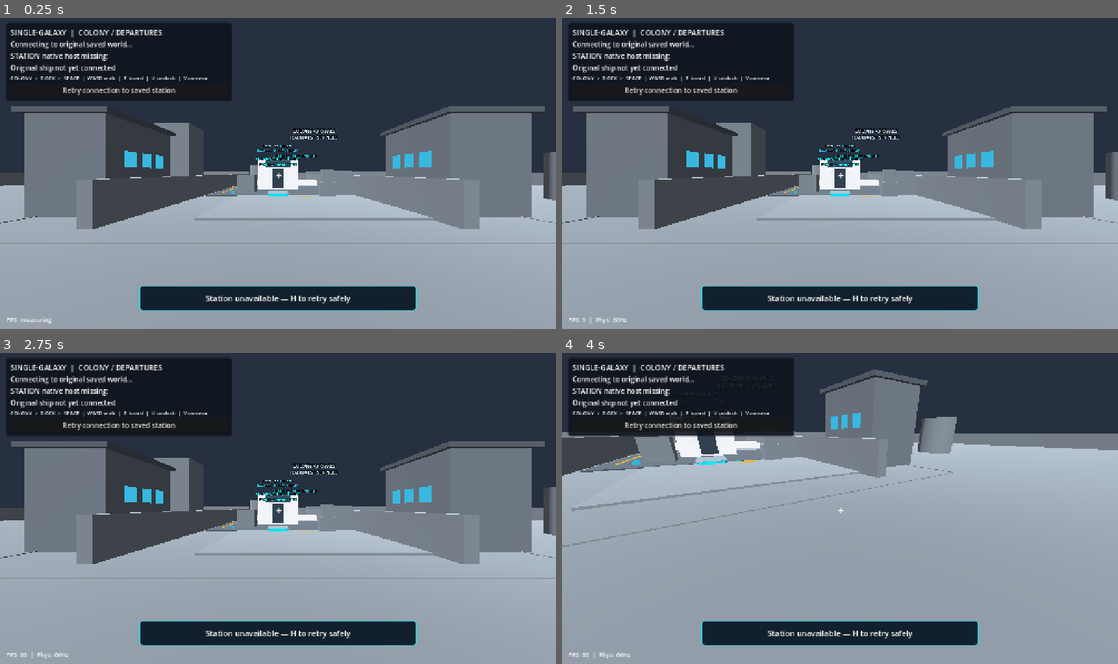
Above: before the commit, frames 1-4 (two rows, left to right).
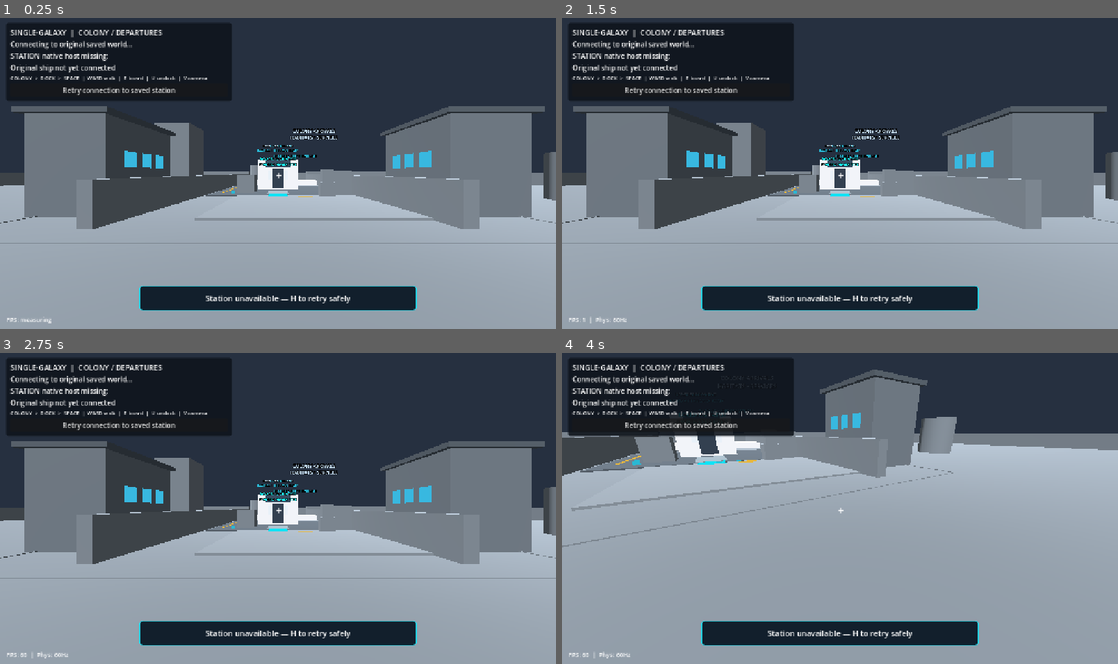
Above: after the commit, the same moments.

Repository: vjmichael/Single-galaxy
Game: Godot game, scene res://world/main.tscn
The game is run twice, just before and just after one commit, with the same random seed, the same clock (stepped at 60 frames per second) and the same inputs.
Inputs (mouse positions are in pixels of both pictures, inside the frame that each line leads up to):
- Up to frame 1 (0.25 s): no input
- Up to frame 2 (1.5 s): click "Retry connection to saved sta…" at 0.5 s; click "Retry connection to saved sta…" at 1.25 s
- Up to frame 3 (2.75 s): click "Retry connection to saved sta…" at 2 s
- Up to frame 4 (4 s): tap Enter at 2.75 s; move the mouse to (867, 505) at 2.77 s; hold W (fps_forward) from 2.78 s (still down); tap E (fps_inspect) at 2.85 s; click (867, 505) at 2.92 s; tap Space (fps_jump) at 3.02, 3.5, 3.77 s; move the mouse to (812, 508) at 3.52 s; tap Shift (fps_run) at 3.6 s

The runs differ from the first frame. In frame 1, less than 0.1% of the frame differs, in the area x 46-54%, y 44-46%; in frame 2, less than 0.1%; in frame 3, less than 0.1%; in frame 4, less than 0.1%.

Commit message:
FP3D-COLONY-01 [skip ci]: preserve original visible native boarding hatch landmark within new colony departure dock

Diff:
--- a/desktop_godot/world/main.gd
+++ b/desktop_godot/world/main.gd
@@ -285,7 +285,7 @@
 	_geometry_parent.add_child(hatch)
 	var beacon := Label3D.new()
 	beacon.name = "BoardingHatch_WorldSign_VisualOnly"
-	beacon.text = "SHIP BOARDING POINT\nE WHEN PROMPTED"
+	beacon.text = "BOARDING HATCH\nE WHEN PROMPTED"
 	beacon.position = Vector3(0.0, 2.15, 0.0)
 	beacon.billboard = BaseMaterial3D.BILLBOARD_ENABLED
 	beacon.pixel_size = 0.006
